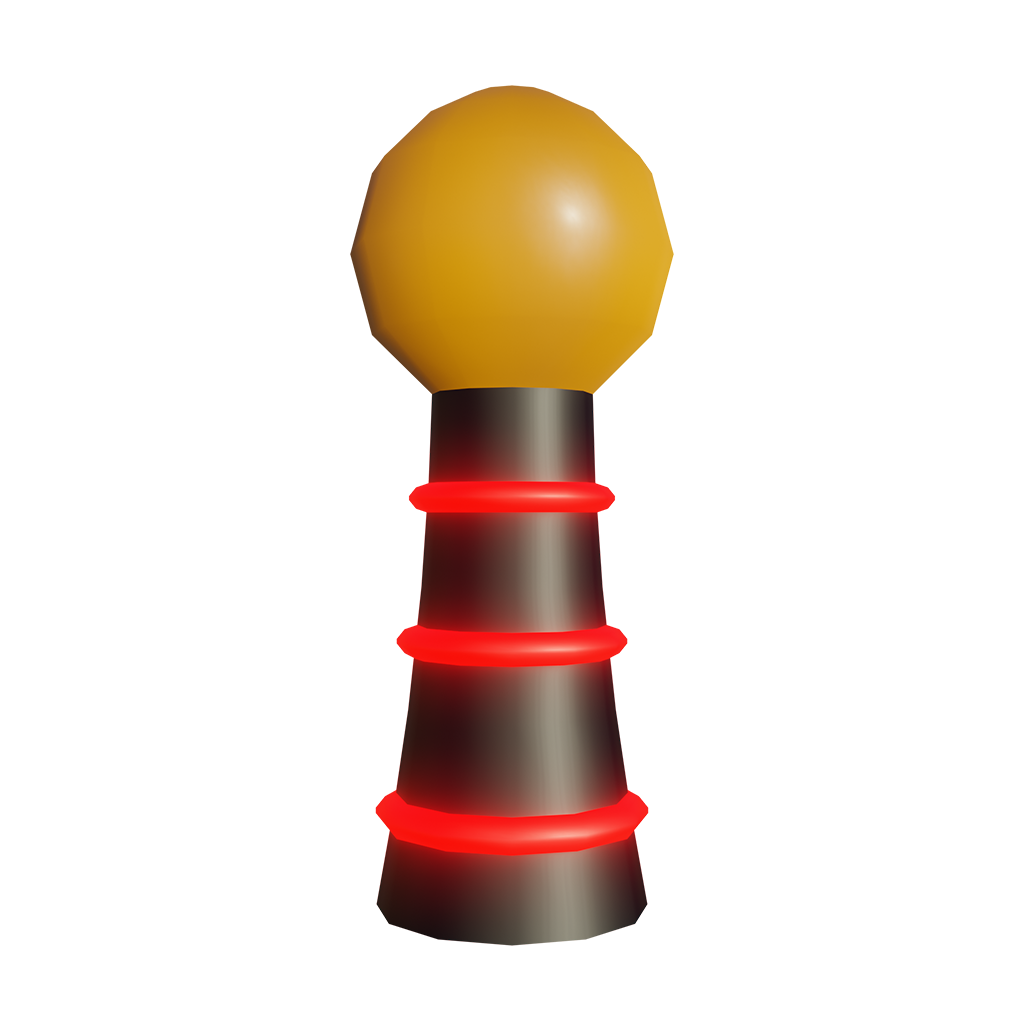
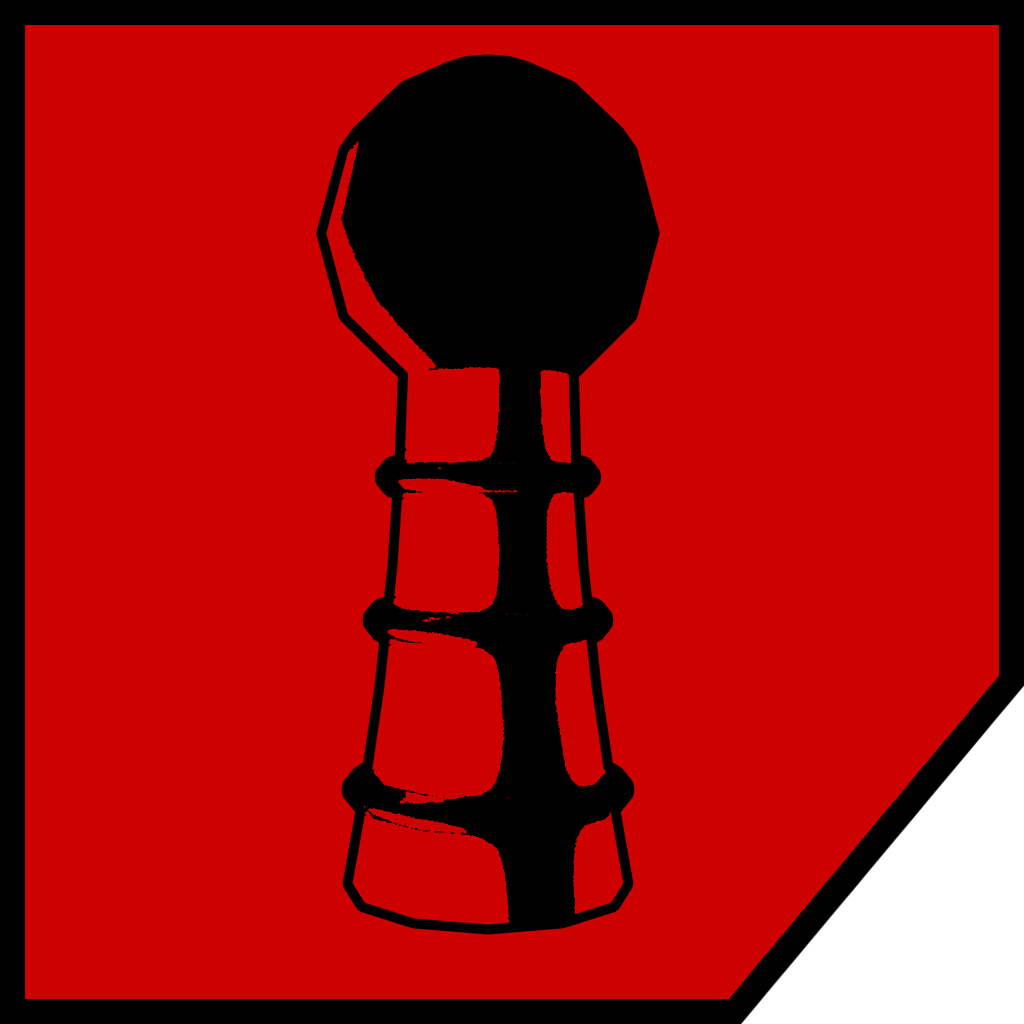
Revision of a layered 1024×1024 image; what changed, layer by layer:
painted on "Tesla Head" over 326, 64, 674, 946
added layer "Rectangle 1" over 0, 0, 1024, 1024
